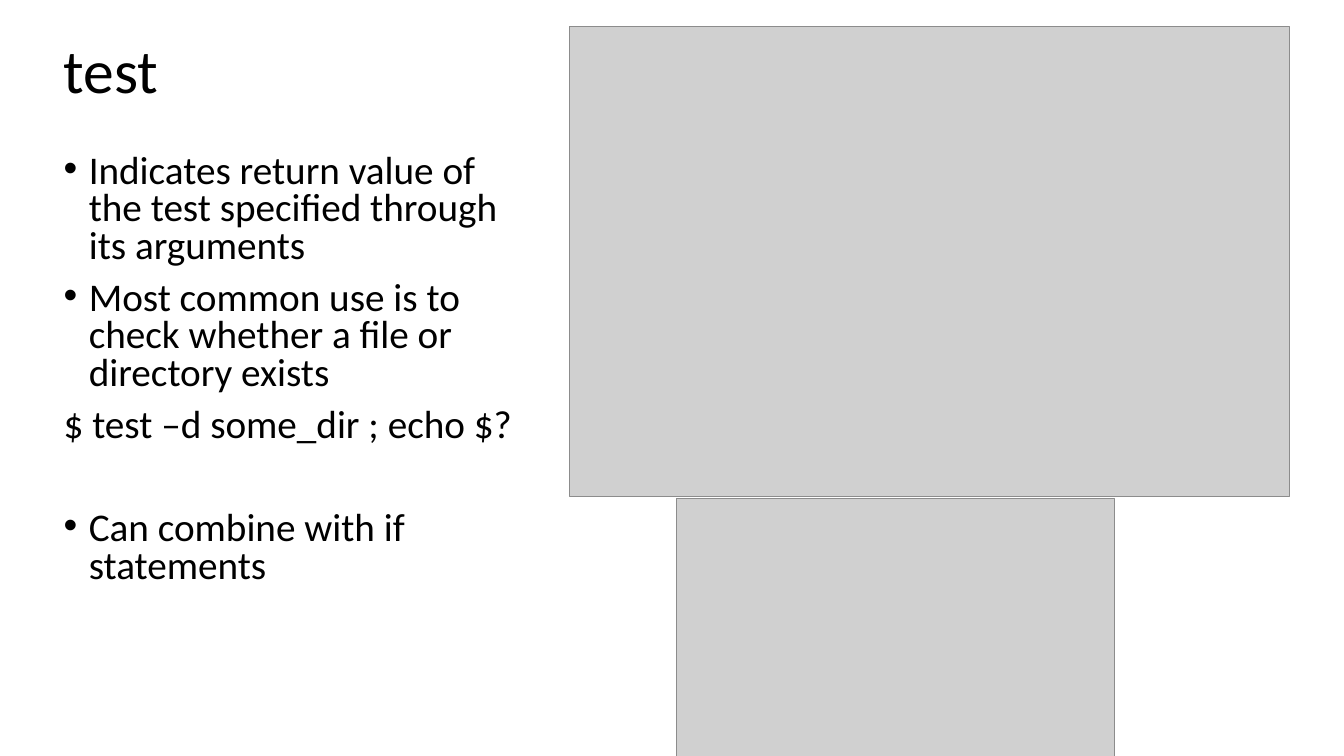
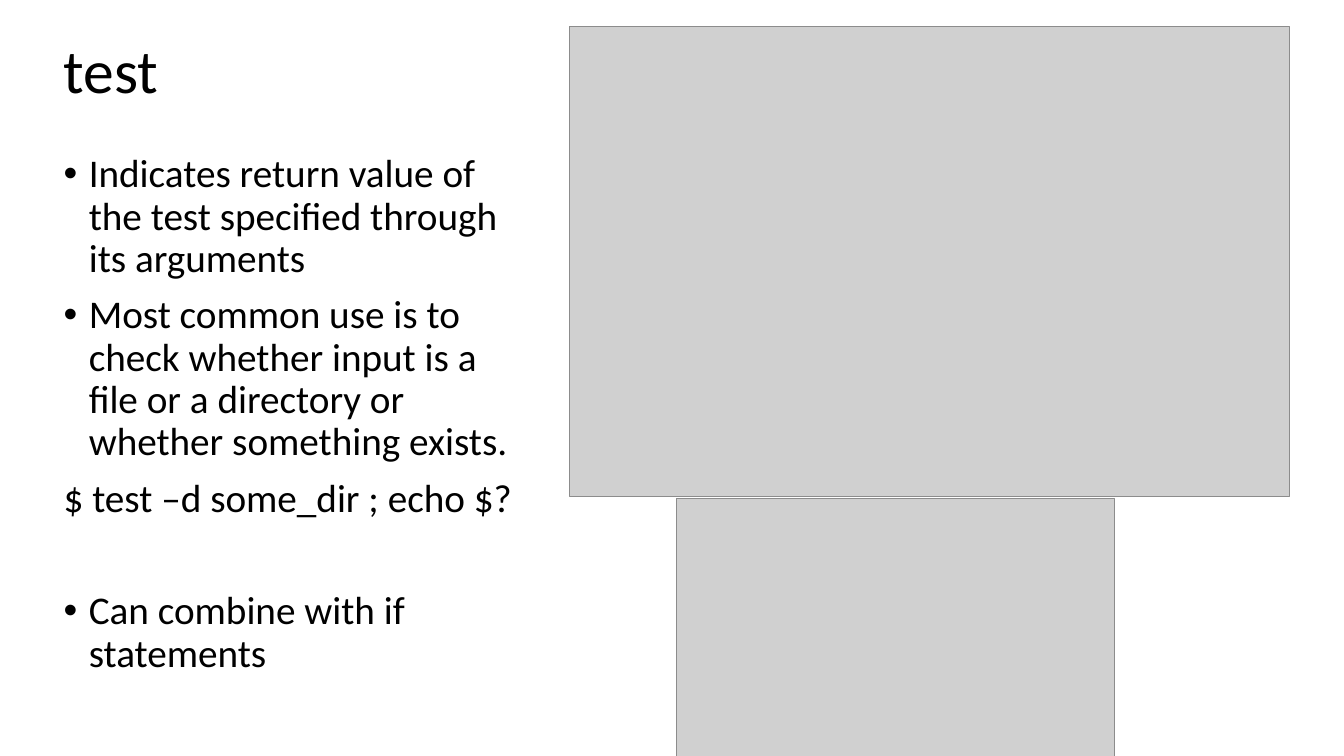
Before and after one commit to Cfernz/Chapter12-challenge, a slide deck: slide 9 of Chapter12-scripting.pptx. Drawn at 1344x756 pixels with LibreOffice and Linux fonts; fonts in the diff are those of the drawing; grey boxes stand for pictures. Boxes give left, top, right and bottom in pixels: in the first picture for what was removed or moved away, otherwise in the second. Text is boxed around its words. In the diff, an @@ line names an element or a change of style, - is before the commit and + after.

Commit message:
updated ppt and fixed formatting in Activity1.md

```diff
--- a/Chapter12-scripting.pptx
+++ b/Chapter12-scripting.pptx
@@ text at [89, 159, 497, 668]: line spacing 0.8 to 0.9 @@
@@ text at [89, 301, 507, 462]: text changed @@
-• Most common use is to check whether a file or directory exists
+• Most common use is to check whether input is a file or a directory or whether something exists.
```
Also in this commit, not shown: 1 other file.
